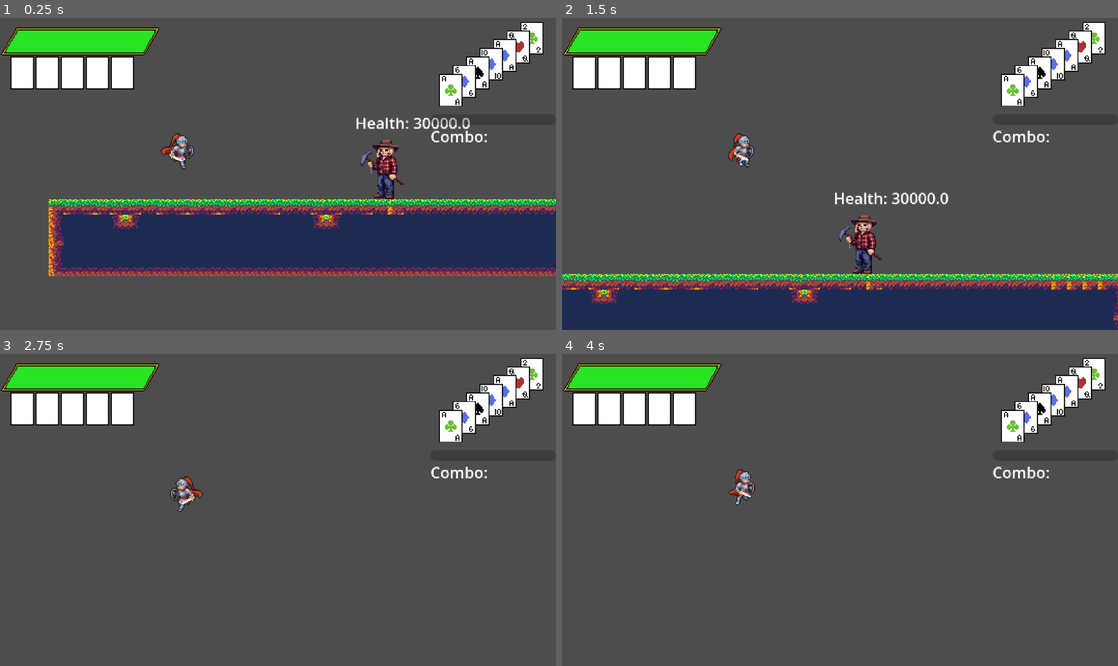
Above: before the commit, frames 1-4 (two rows, left to right).
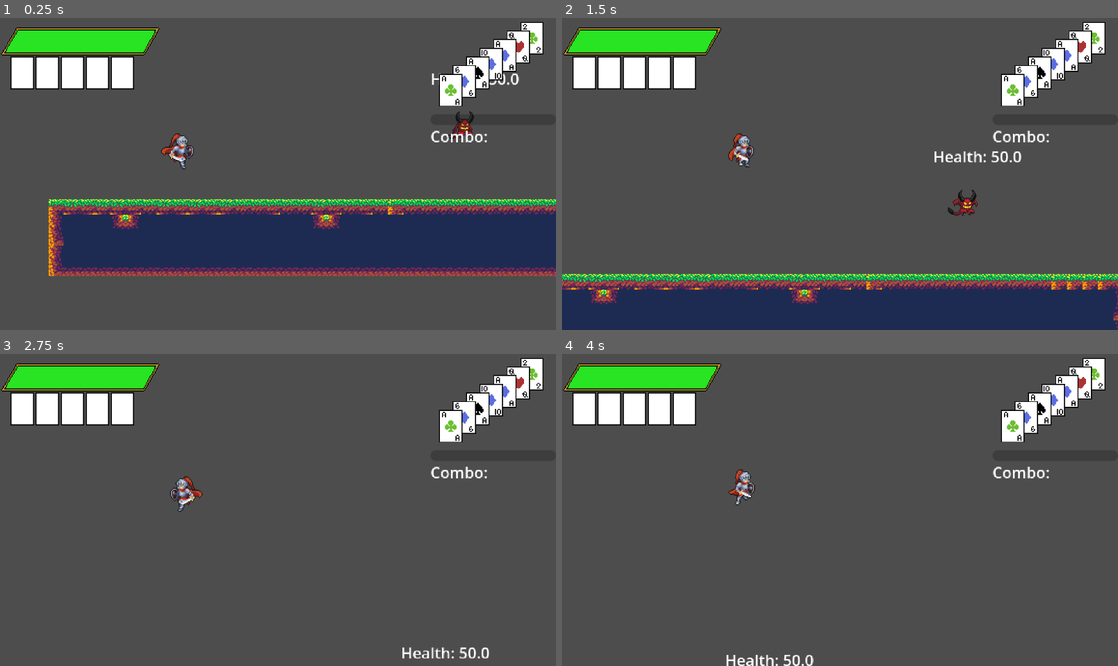
Above: after the commit, the same moments.

Repository: kli007/Bluff-All-In
Game: Godot game, scene res://main.tscn
Two runs of this game, one before a commit and one after it. Both use one fixed random seed, a clock stepped at 60 frames per second and the inputs below.
Inputs:
- Up to frame 1 (0.25 s): no input
- Up to frame 2 (1.5 s): tap Enter (Showdown) at 0.5 s; hold Shift (Burn) 0.53-1.28 s; hold D (Move_Right) from 0.53 s (still down); tap , (Attack) at 0.6 s; tap Space (Move_Jump) at 0.77 s; tap Shift (Burn) at 1.35 s
- Up to frame 3 (2.75 s): tap Space (Move_Jump) at 1.52 s; tap Caps Lock (Dash) at 1.55, 2.1 s; release D (Move_Right) at 2.03 s; hold A (Move_Left) from 2.03 s (still down); hold S (Look_Down) from 2.03 s (still down)
- Up to frame 4 (4 s): release A (Move_Left) at 2.78 s; release S (Look_Down) at 2.78 s; hold D (Move_Right) from 2.78 s (still down); tap S (Look_Down) at 2.85 s; tap Space (Move_Jump) at 3.02, 3.77 s; tap W (Look_Up) at 3.05 s; hold W (Look_Up) from 3.53 s (still down); tap . (Trick) at 3.8 s

The runs differ from the first frame. In frame 1, 1.3% of the frame differs, in the area x 64-94%, y 17-59%; in frame 2, 1.6%, in the area x 49-83%, y 42-83%; in frame 3, 0.3%; in frame 4, 0.3%.

Commit message:
grapple update
grapple ray can rotate in 8 direction to player direction.
regular shots can also be rotated now.

Diff:
--- a/Cards/burnManager.gd
+++ b/Cards/burnManager.gd
@@ -31,10 +31,7 @@
 	else:
 		var target: CharacterBody2D = grapple.get_collider(0)
 		target.getGrapple(player, grappleDistance, grapSpeed)
-
 	CardData.hideCards(burnCard)
-
-
 
 func healBurn() -> void:
 	var burnCards: Array
@@ -45,3 +42,6 @@
 	for card in burnCards:
 		CardData.hideCards(card)
 	CardData.moveUpCards(Global.playedNodes)
+
+func rotateGrapple(grapple: ShapeCast2D, direction: Vector2):
+	grapple.rotation = direction.angle()
--- a/Player/Player.tscn
+++ b/Player/Player.tscn
@@ -8,10 +8,10 @@
 [ext_resource type="Shape2D" uid="uid://dx0kln6elb2qg" path="res://Assets/Polygon/up_attack_polygon.tres" id="6_6ysni"]
 [ext_resource type="Shape2D" uid="uid://67dpk84cat4v" path="res://Assets/Polygon/down_attack_polygon.tres" id="6_vlldt"]
 
-[sub_resource type="RectangleShape2D" id="RectangleShape2D_ptm0p"]
-
 [sub_resource type="RectangleShape2D" id="RectangleShape2D_5sqx0"]
 size = Vector2(25, 22.666668)
+
+[sub_resource type="RectangleShape2D" id="RectangleShape2D_ptm0p"]
 
 [sub_resource type="RectangleShape2D" id="RectangleShape2D_5dqqt"]
 size = Vector2(20, 31)
@@ -125,6 +125,10 @@
 "values": [86, 87, 88]
 }
 
+[sub_resource type="Animation" id="Animation_dm7nj"]
+resource_name = "GRAPPLE"
+length = 0.19999999999999998
+
 [sub_resource type="Animation" id="Animation_dtqjt"]
 resource_name = "G_Attack_1"
 length = 0.5
@@ -516,6 +520,7 @@
 &"DASH": SubResource("Animation_5wa8t"),
 &"Down_Attack": SubResource("Animation_j23h2"),
 &"FALL": SubResource("Animation_tdg3f"),
+&"GRAPPLE": SubResource("Animation_dm7nj"),
 &"G_Attack_1": SubResource("Animation_dtqjt"),
 &"G_Attack_2": SubResource("Animation_vlldt"),
 &"G_Attack_3": SubResource("Animation_0j2ni"),
@@ -544,14 +549,7 @@
 hframes = 12
 vframes = 10
 
-[node name="GrappleRay" type="ShapeCast2D" parent="VisualManager" parent_id_path=PackedInt32Array(1465317720) index="1" unique_id=1725463755]
-scale = Vector2(1, 2)
-shape = SubResource("RectangleShape2D_ptm0p")
-target_position = Vector2(134, 0)
-max_results = 37
-collision_mask = 4
-
-[node name="HitBox" parent="VisualManager" parent_id_path=PackedInt32Array(1465317720) index="2" unique_id=443541335]
+[node name="HitBox" parent="VisualManager" parent_id_path=PackedInt32Array(1465317720) index="1" unique_id=443541335]
 visible = true
 
 [node name="DamageCollision" parent="VisualManager/HitBox" index="0" unique_id=4510622]
@@ -560,22 +558,29 @@
 disabled = true
 debug_color = Color(0.86955327, 0.28923154, 0.5197506, 0.41960785)
 
-[node name="Collision" parent="." index="4" unique_id=775821313]
+[node name="GrappleRay" type="ShapeCast2D" parent="." index="4" unique_id=1725463755]
+scale = Vector2(1, 2)
+shape = SubResource("RectangleShape2D_ptm0p")
+target_position = Vector2(150, 0)
+max_results = 37
+collision_mask = 4
+
+[node name="Collision" parent="." index="5" unique_id=775821313]
 position = Vector2(0, 2.5)
 shape = SubResource("RectangleShape2D_5dqqt")
 
-[node name="AnimationPlayer" type="AnimationPlayer" parent="." index="5" unique_id=1133206577]
+[node name="AnimationPlayer" type="AnimationPlayer" parent="." index="6" unique_id=1133206577]
 libraries/ = SubResource("AnimationLibrary_e80uo")
 
-[node name="ComboTimer" type="Timer" parent="." index="7" unique_id=1410315735]
+[node name="ComboTimer" type="Timer" parent="." index="8" unique_id=1410315735]
 wait_time = 0.9
 one_shot = true
 
-[node name="DashTimer" type="Timer" parent="." index="8" unique_id=1040722538]
+[node name="DashTimer" type="Timer" parent="." index="9" unique_id=1040722538]
 wait_time = 0.2
 one_shot = true
 
-[node name="TrickTimer" type="Timer" parent="." index="9" unique_id=492310548]
+[node name="TrickTimer" type="Timer" parent="." index="10" unique_id=492310548]
 wait_time = 0.2
 one_shot = true
 
--- a/Player/player.gd
+++ b/Player/player.gd
@@ -5,12 +5,11 @@
 @onready var comboTime: Timer = $ComboTimer
 @onready var dashTime: Timer = $DashTimer
 @onready var trickTime: Timer = $TrickTimer
-@onready var grapRay: ShapeCast2D = $VisualManager/GrappleRay
+@onready var grapRay: ShapeCast2D = $GrappleRay
 @export var DashSpeed: float = 800.0
 
 signal needMultiplier
 
-var lookingDir: String = ''
 var burnActive: bool = false
 var activeJumps: int = 3
 var currentAttack: String
@@ -22,7 +21,7 @@
 const HEAL_BURN_MINIMUM: int = 2
 const MAX_JUMP_AVAILABLE: int = 3
 
-enum State {ATTACK, DASH, JUMP, SHOWDOWN, TRICK, IDLE, HURT}
+enum State {ATTACK, DASH, GRAPPLE, JUMP, SHOWDOWN, TRICK, IDLE, HURT}
 
 func _ready() -> void:
 	super._ready()
@@ -52,7 +51,8 @@
 		else:
 			velocity.x = move_toward(velocity.x, 0, speed)
 
-	if isActioning != State.ATTACK and isActioning != State.SHOWDOWN:
+	if (isActioning != State.ATTACK and isActioning != State.SHOWDOWN
+	 and isActioning != State.GRAPPLE):
 		move_and_slide()
 		animation_control()
 		flip_sprite()
@@ -131,19 +131,14 @@
 func movement(deltaTime: float) -> void:
 	if isActioning != State.DASH:
 		direction.x = Input.get_axis("Move_Left", "Move_Right")
+		direction.y = Input.get_axis("Look_Up", "Look_Down")
 
 	if direction:
 		lastDirection = direction
 
-	if Input.is_action_pressed("Look_Up") and (lookingDir == '' or lookingDir == 'UP'):
-		lookingDir = 'UP'
-	elif Input.is_action_just_released("Look_Up"):
-		lookingDir = ''
-
-	if Input.is_action_pressed("Look_Down") and (lookingDir == '' or lookingDir == 'DOWN'):
-		lookingDir = 'DOWN'
-	elif Input.is_action_just_released("Look_Down"):
-		lookingDir = ''
+	if Input.is_action_just_released("Look_Up") or Input.is_action_just_released("Look_Down"):
+		lastDirection.y = 0.0
+
 
 	if Input.is_action_just_pressed("Move_Jump") and activeJumps > 0:
 		velocity.y = jump_velocity
@@ -159,12 +154,12 @@
 					currentAttack = "G_Attack_1"
 					dashTime.stop()
 			if not is_on_floor():
-				if lookingDir == 'DOWN':
+				if lastDirection.y > 0.0:
 					currentAttack = "Down_Attack"
 				else:
 					slash_combo()
 			else:
-				if lookingDir == 'UP':
+				if lastDirection.y < 0.0:
 					currentAttack = "Up_Attack"
 				else:
 					slash_combo()
@@ -177,6 +172,8 @@
 		if burnActive and (CardData.checkSpace(Global.playedNodes) < MAX_PLAYED_CARDS):
 			BurnManager.mainManager("grap", self)
 			burnActive = false
+			animNode.play("GRAPPLE")
+			isActioning = State.GRAPPLE
 		elif projNode.projectileCount and CardData.checkSpace(Global.pendNodes) < MAX_PEND_CARDS:
 			projNode.create_projectile(self, lastDirection, global_position)
 			if not projNode.projectileCount:
@@ -223,6 +220,8 @@
 	if Input.is_action_just_pressed("Load Game" ):
 		Global.loadGame()
 
+	BurnManager.rotateGrapple(grapRay, lastDirection)
+
 func on_save_capture(data: SaveData) -> void:
 	data.player_health = healthNode.health
 	data.player_location = global_position
--- a/main.tscn
+++ b/main.tscn
@@ -3,8 +3,8 @@
 [ext_resource type="PackedScene" uid="uid://bjaqw7tc8s4am" path="res://Area/TestArea.tscn" id="1_ig7tw"]
 [ext_resource type="Script" uid="uid://2eckjdluntd6" path="res://main.gd" id="1_lquwl"]
 [ext_resource type="PackedScene" uid="uid://daaqo57ngxba6" path="res://Player/Player.tscn" id="2_0xm2m"]
+[ext_resource type="PackedScene" uid="uid://dlhy3k1qvlvma" path="res://Enemy/flyingEnemy.tscn" id="2_dg77c"]
 [ext_resource type="PackedScene" uid="uid://bc4g2w3j8inqx" path="res://Cards/PlayedCards.tscn" id="3_1bvp3"]
-[ext_resource type="PackedScene" uid="uid://dqswf1f3rgufw" path="res://Enemy/enemyTemplate.tscn" id="3_dg77c"]
 [ext_resource type="PackedScene" uid="uid://ce7wj45lpekfs" path="res://Cards/PendCards.tscn" id="3_h2yge"]
 [ext_resource type="Script" uid="uid://cssp134kyvgv4" path="res://Health/player_health.gd" id="6_4c57u"]
 [ext_resource type="Script" uid="uid://vqjxie4pbklg" path="res://Projectiles/Player/player_projectiles.gd" id="6_272bh"]
@@ -16,11 +16,11 @@
 [node name="Main" type="Node" unique_id=1517588686]
 script = ExtResource("1_lquwl")
 
+[node name="FlyingEnemy" parent="." unique_id=569175648 instance=ExtResource("2_dg77c")]
+position = Vector2(441, -22)
+
 [node name="TestArea" parent="." unique_id=512090307 instance=ExtResource("1_ig7tw")]
 position = Vector2(191, 7)
-
-[node name="EnemyTemplate" parent="." unique_id=569175648 instance=ExtResource("3_dg77c")]
-position = Vector2(363, -2)
 
 [node name="Player" parent="." unique_id=1593983104 instance=ExtResource("2_0xm2m")]
 position = Vector2(154, -12)
